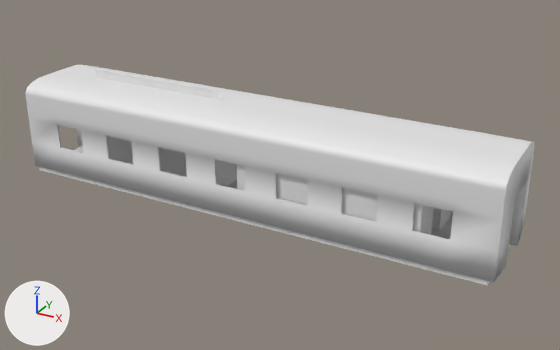
Two versions of the Blender file trainCar1.blend, one commit apart.
The view is the same before and after, from a 50 mm camera at (7.32, -12.34, 6.74) aimed at (0.51, 0.05, 0.54). The lights are fixed; the arrows at lower left show +X, +Y and +Z.

The scene before the commit, as lines of its bpy script (objects in view):
```python
ob_cube_001 = bpy.data.objects.new('Cube.001', me_cube_004)
ob_cube_001.location = (1.95, -0.17, 0.0)
ob_cube_001.scale = (1.82, 0.786, 1.0)
ob_cube_002 = bpy.data.objects.new('Cube.002', me_cube_005)
ob_cube_002.location = (-2.41, 1.15, -0.03)
ob_cube_002.scale = (1.61, 1.43, 0.828)
ob_cube_003 = bpy.data.objects.new('Cube.003', me_cube_006)
ob_cube_003.location = (1.92, 1.12, -0.05)
ob_cube_003.scale = (1.82, 0.786, 1.0)
ob_floortop = bpy.data.objects.new('FloorTop', me_plane_001)
ob_floortop.location = (0.0, 0.0, 0.0)
ob_floortop.rotation_euler = (3.142, 0.0, 0.0)  # degrees (180, 0, 0)
ob_floortop.scale = (5.0, 1.0, 1.0)
ob_top = bpy.data.objects.new('Top', me_plane_002)
ob_top.location = (0.0, 0.0, 0.0)
ob_top.scale = (5.0, 1.0, 1.0)
```
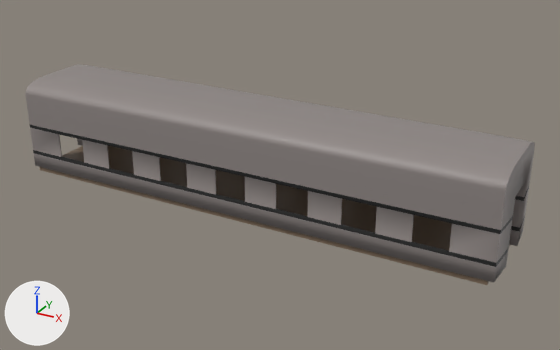
The change in detail:
Material 'Wall' (mat_wall) is new.
Its base color is (0.0228, 0.0244, 0.0413) (dark blue #2a2b39).
Material 'Material.004' (mat_material_004) is new.
Its base color is (0.0148, 0.0148, 0.0148) (black #202020).
Material 'Material.003' (mat_material_003) is new.
Its base color is (0.276, 0.243, 0.233) (grey #8f8785).
Material 'Material.002' (mat_material_002) is new.
Its base color is (0.202, 0.141, 0.0931) (brown #7c6956).
me_plane_001 has 4 vertices, 1 face and spans x -1.0..1.0, y -1.0..1.0, z 0.0.
me_plane_001 now uses material mat_material_002 (brown #7c6956).
me_plane_002 is used by ob_top; location (0.0, 0.0, 0.0); scale (5.0, 1.0, 1.0).
me_plane_002 had 506 vertices, 453 faces and spanned x -1.0..1.0, y 0.0..1.0, z 0.0..1.89.
me_plane_002 now has 542 vertices, 487 faces and spans x -1.0..1.0, y 0.0..1.0, z 0.0..1.89.
Part 1, on me_plane_002:
10 faces are deleted.
18 vertices in x -1.0..1.0, y 0.4..1.0, z 0.59 move by (0.0, 0.0, -0.3).
18 vertices in x -1.0..1.0, y 0.4..1.0, z 1.11 move by (0.0, 0.0, -0.14).
18 new vertices lie (0.0, 0.0, 0.08) away from vertices in x -1.0..1.0, y 0.4..1.0, z 0.59.
18 new vertices lie (0.0, 0.0, 0.52) away from vertices in x -1.0..1.0, y 0.4..1.0, z 0.37.
34 new faces join them, mat_material_004 (black #202020).
10 new faces join them, mat_material_003 (grey #8f8785).
me_plane_002 part 2: 443 faces spanning x -1.0..1.0, y 0.0..1.0, z 0.0..1.89 switch from no material to mat_material_003 (grey #8f8785).
me_plane_002 now uses material mat_material_004 (black #202020).
me_cube_004 has 8 vertices, 6 faces and spans x -1.0..1.0, y -1.0..-0.14, z 0.0..2.55.
me_cube_004 now uses material mat_wall (dark blue #2a2b39).
me_cube_005 has 8 vertices, 6 faces and spans x -1.0..1.0, y -1.0..-0.14, z 0.0..2.55.
me_cube_005 now uses material mat_wall (dark blue #2a2b39).
me_cube_006 has 8 vertices, 6 faces and spans x -1.0..1.0, y -1.0..-0.14, z 0.0..2.55.
me_cube_006 now uses material mat_wall (dark blue #2a2b39).
Object 'Cube.001' (ob_cube_001) is now hidden.
Object 'Cube.002' (ob_cube_002) is now hidden.
Object 'Cube.003' (ob_cube_003) is now hidden.

What differs and where, as boxes [x1, y1, x2, y2] in the pictures (560 x 350 px):
'FloorTop', recoloured (grey to brown)
    both: [40, 146, 510, 285]
'Cube.002', hidden
    before: [95, 70, 237, 186]
'Cube.001', hidden
    before: [237, 164, 434, 235]
'Cube.003', hidden
    before: [432, 208, 451, 230]
part 1 of me_plane_002, built on
    both: [28, 110, 532, 282]
part 2 of me_plane_002, recoloured (white to grey)
    both: [25, 65, 535, 211]
